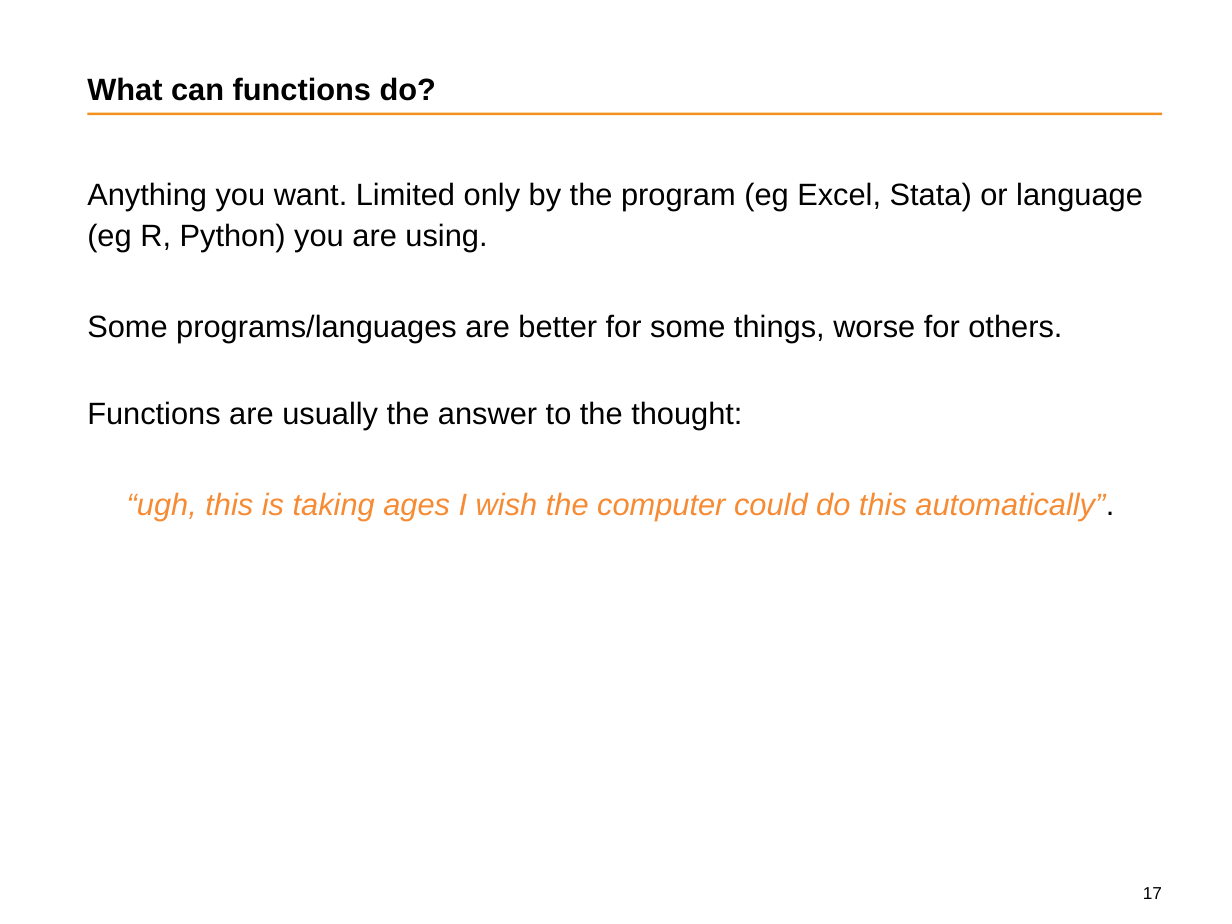
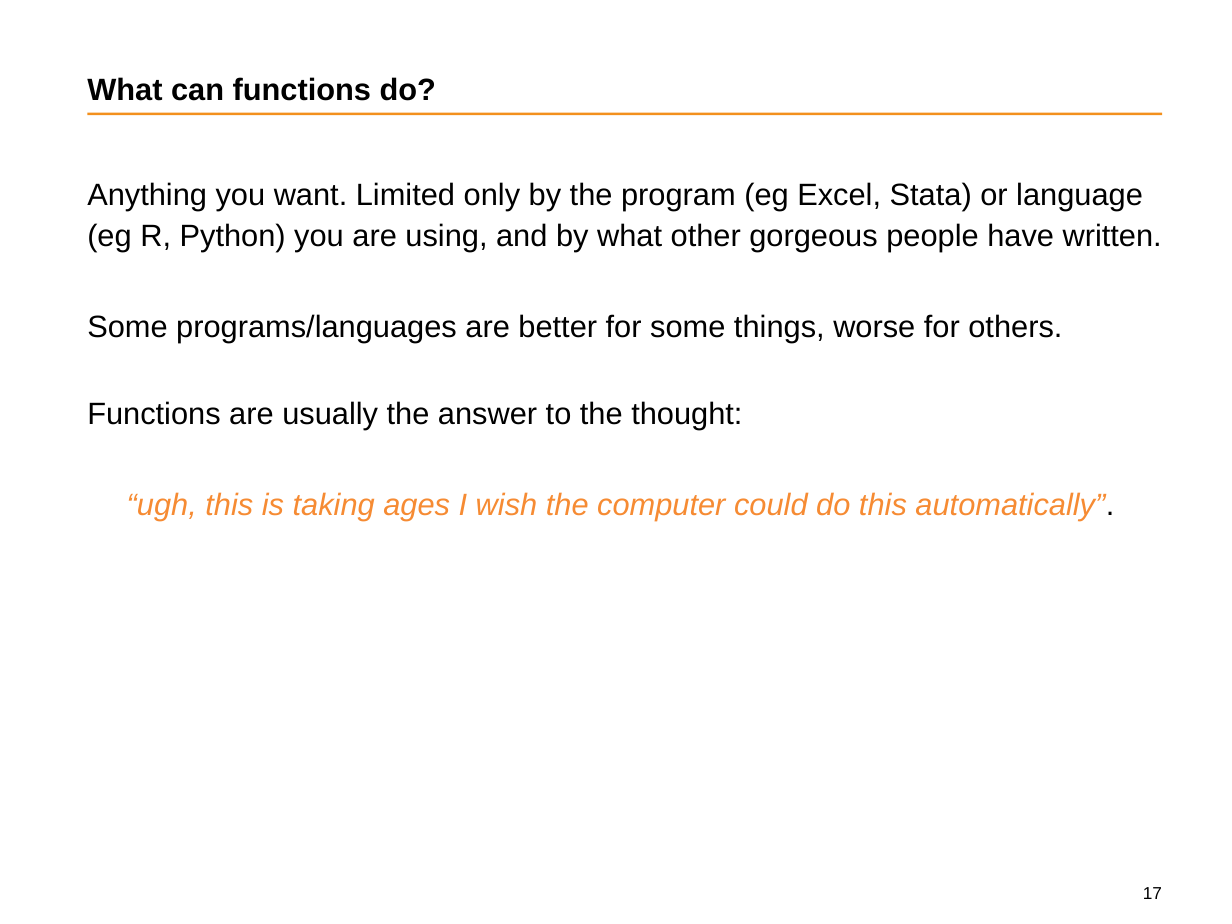
Before and after one commit to wfmackey/dataclass, a slide deck: slide 17 of intern_data_class1806/1_data_class_presentation.pptx. Drawn at 1232x924 pixels with LibreOffice and Linux fonts; fonts in the diff are those of the drawing; background and template pictures are left out. Boxes give left, top, right and bottom in pixels: in the first picture for what was removed or moved away, otherwise in the second. Text is boxed around its words. In the diff, an @@ line names an element or a change of style, - is before the commit and + after.

```diff
--- a/intern_data_class1806/1_data_class_presentation.pptx
+++ b/intern_data_class1806/1_data_class_presentation.pptx
@@ text at (87,182,1162,251): text changed @@
-Anything you want. Limited only by the program (eg Excel, Stata) or language (eg R, Python) you are using.
+Anything you want. Limited only by the program (eg Excel, Stata) or language (eg R, Python) you are using, and by what other gorgeous people have written.
```
Also in this commit, not shown: 11 other slides changed, 7 other files.
